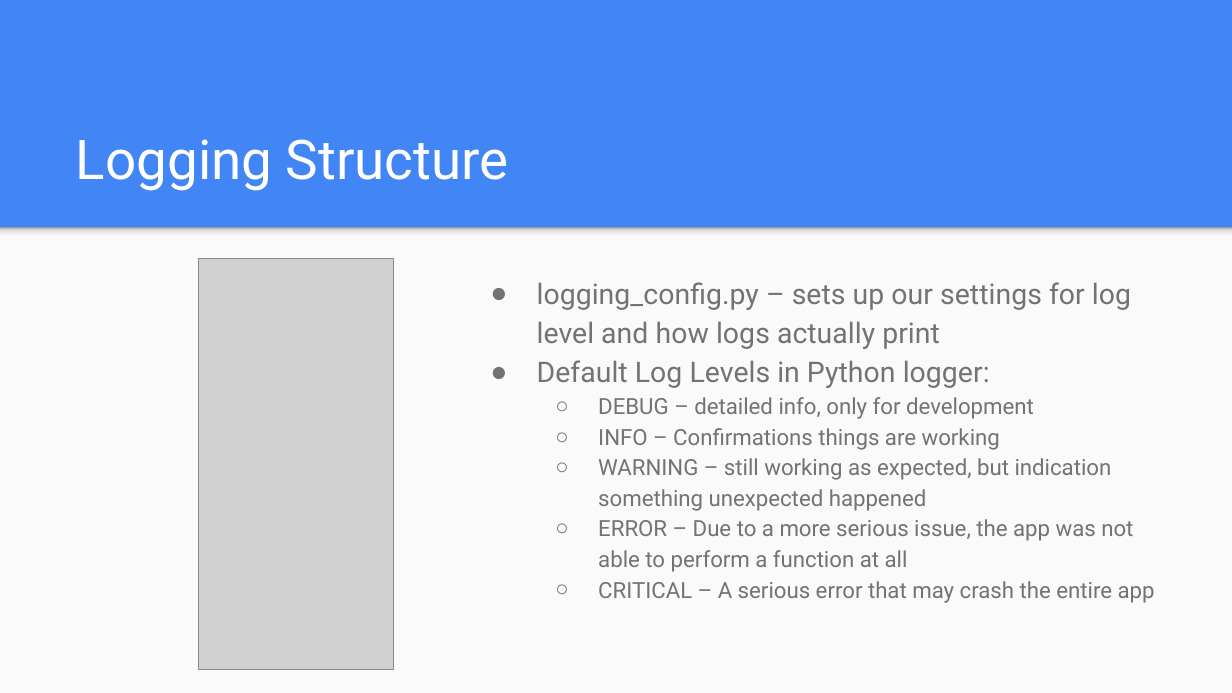
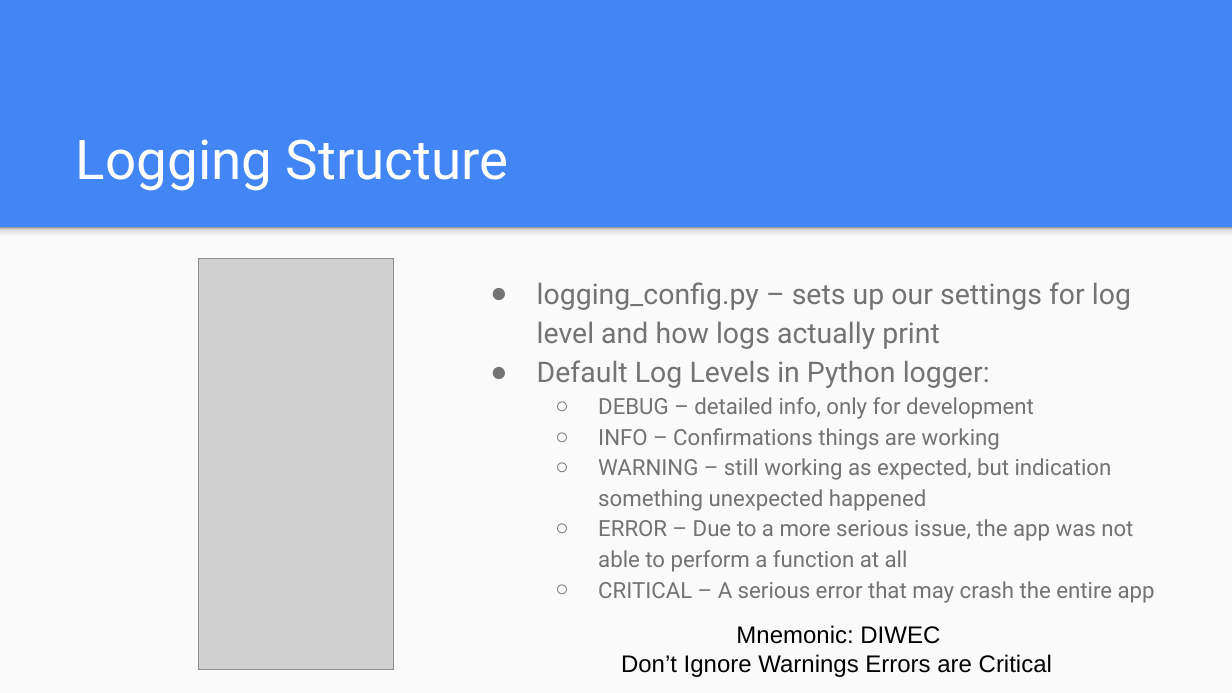
Before and after one commit to e-m-wilson/python_sql, a slide deck: slide 13 of Week_3/Docker, Alembic, FastAPI, Logging.pptx. Drawn at 1232x693 pixels with LibreOffice and Linux fonts; fonts in the diff are those of the drawing; grey boxes stand for pictures. Boxes give left, top, right and bottom in pixels: in the first picture for what was removed or moved away, otherwise in the second. Text is boxed around its words. In the diff, an @@ line names an element or a change of style, - is before the commit and + after.

```diff
--- a/Week_3/Docker, Alembic, FastAPI, Logging.pptx
+++ b/Week_3/Docker, Alembic, FastAPI, Logging.pptx
@@ text added at (x1=621, y1=625, x2=1052, y2=677), 14 pt, text #000000 @@
+Mnemonic: DIWEC
+Don’t Ignore Warnings Errors are Critical
```
Also in this commit, not shown: 2 other slides changed.
